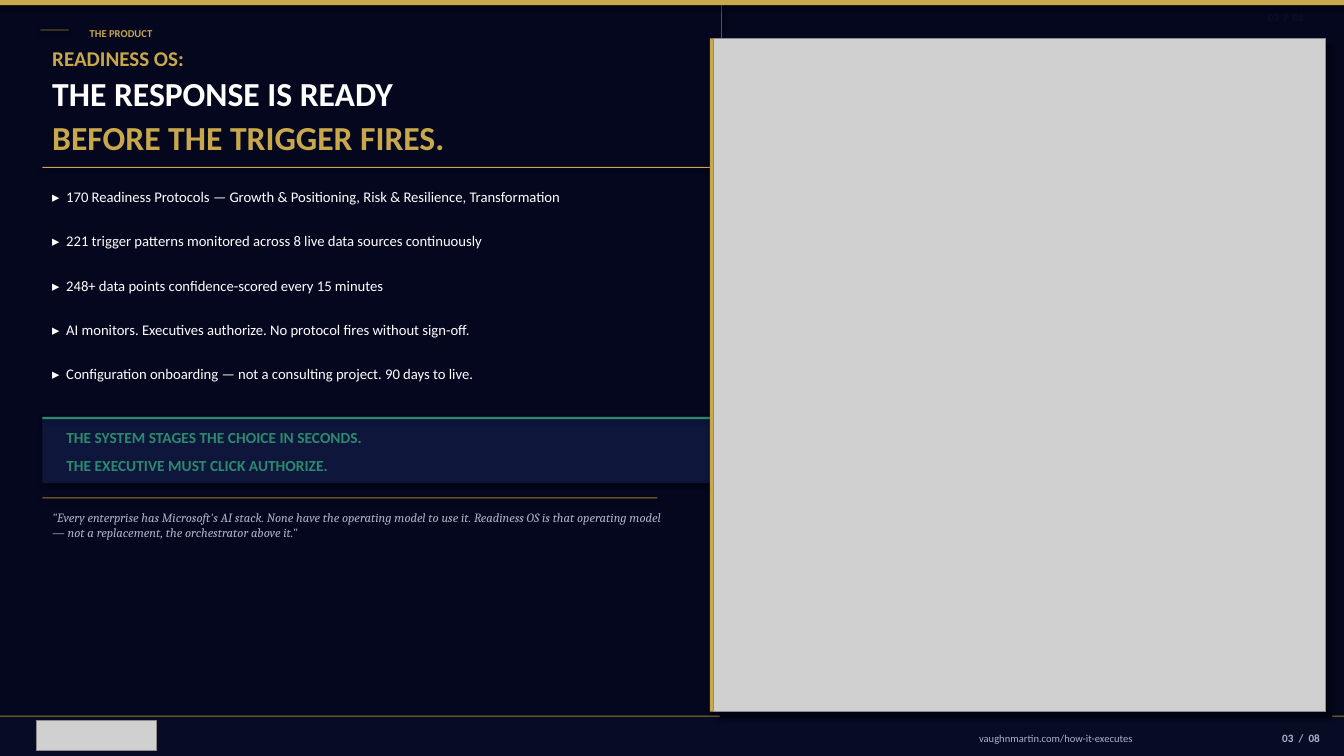
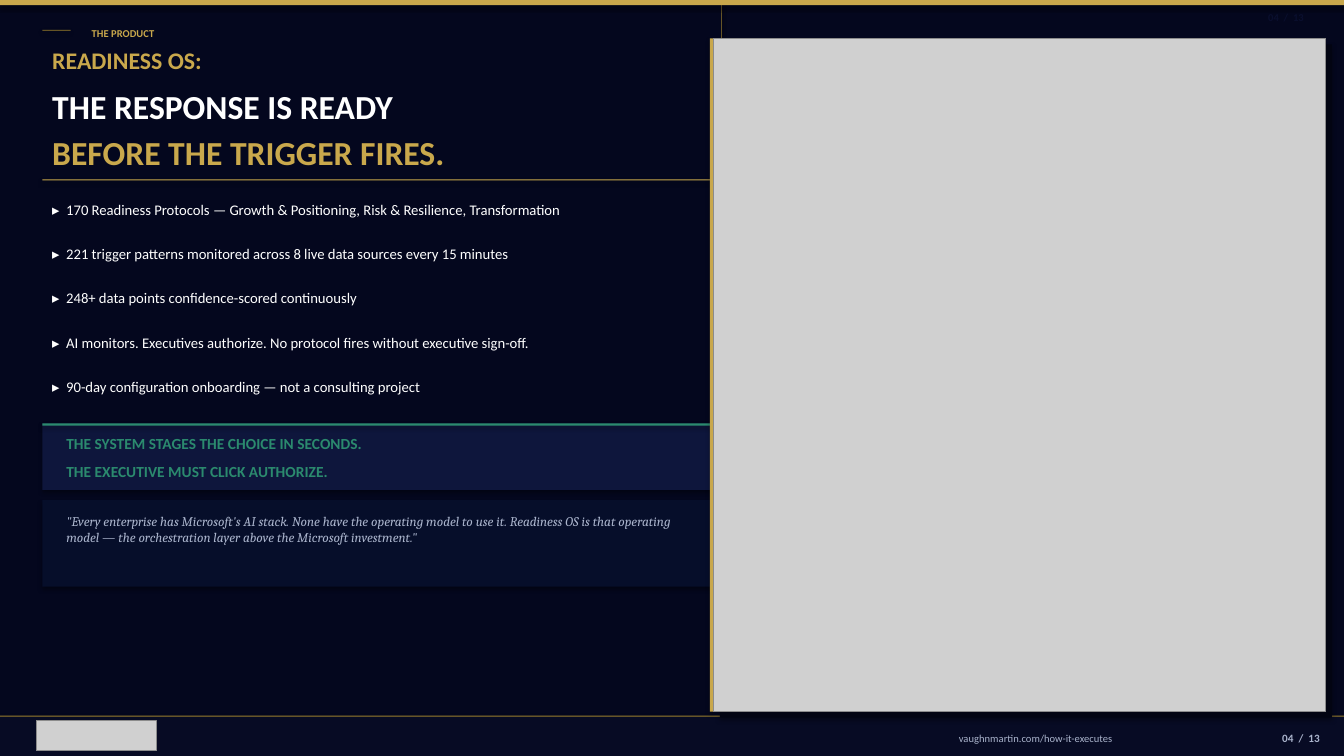
Before and after one commit to mbrunke18/CodePlatform1, a slide deck: slide 5 of attached_assets/VaughnMartin-Investor-Deck-v13-final.pptx (slide 4 before the commit). Drawn at 1344x756 pixels with LibreOffice and Linux fonts; fonts in the diff are those of the drawing; grey boxes stand for pictures; background and template pictures are left out. Boxes give left, top, right and bottom in pixels: in the first picture for what was removed or moved away, otherwise in the second. Text is boxed around its words. In the diff, an @@ line names an element or a change of style, - is before the commit and + after.

```diff
--- a/attached_assets/VaughnMartin-Investor-Deck-v13-final.pptx
+++ b/attached_assets/VaughnMartin-Investor-Deck-v13-final.pptx
@@ text "READINESS OS:" at box(52, 53, 202, 69): size 15 to 17 pt @@
@@ text "THE RESPONSE IS READY": place and size @@
-text "THE RESPONSE IS READY" at box(52, 84, 393, 107)
+text "THE RESPONSE IS READY" at box(52, 97, 393, 120)
@@ text "BEFORE THE TRIGGER FIRES.": place and size @@
-text "BEFORE THE TRIGGER FIRES." at box(52, 128, 444, 151)
+text "BEFORE THE TRIGGER FIRES." at box(52, 143, 444, 166)
@@ rectangle: place and size @@
-rectangle at box(42, 167, 718, 168)
+rectangle at box(42, 179, 718, 180)
@@ text "▸ 170 Readiness Protocols — ...": place and size @@
-text "▸ 170 Readiness Protocols — ..." at box(66, 191, 560, 205)
+text "▸ 170 Readiness Protocols — ..." at box(66, 204, 560, 218)
@@ text at box(66, 248, 508, 262): text changed @@
-▸ 221 trigger patterns monitored across 8 live data sources continuously
+▸ 221 trigger patterns monitored across 8 live data sources every 15 minutes
@@ text at box(66, 292, 357, 306): text changed @@
-▸ 248+ data points confidence-scored every 15 minutes
+▸ 248+ data points confidence-scored continuously
@@ text at box(66, 337, 529, 351): text changed @@
-▸ AI monitors. Executives authorize. No protocol fires without sign-off.
+▸ AI monitors. Executives authorize. No protocol fires without executive sign-off.
@@ text at box(66, 381, 420, 395): text changed @@
-▸ Configuration onboarding — not a consulting project. 90 days to live.
+▸ 90-day configuration onboarding — not a consulting project
@@ 2 rectangles, 1 text: place and size @@
-2 rectangles, 1 text at box(42, 416, 718, 483)
+2 rectangles, 1 text at box(42, 423, 718, 490)
@@ text "THE SYSTEM STAGES THE CHOICE ...": place and size @@
-text "THE SYSTEM STAGES THE CHOICE ..." at box(66, 433, 361, 443)
+text "THE SYSTEM STAGES THE CHOICE ..." at box(66, 439, 361, 449)
@@ rectangle: place and size @@
-rectangle at box(42, 497, 657, 498)
+rectangle at box(42, 500, 718, 587)
@@ rectangle at box(42, 500, 718, 587): fill #9A7E2C to #060E2A @@
@@ text at box(66, 517, 670, 545): text changed; size 9 to 9.5 pt @@
-"Every enterprise has Microsoft's AI stack. None have the operating model to use it. Readiness OS is that operating model — not a replacement, the orchestrator above it."
+"Every enterprise has Microsoft's AI stack. None have the operating model to use it. Readiness OS is that operating model — the orchestration layer above the Microsoft investment."
@@ text "vaughnmartin.com/how-it-executes": place and size @@
-text "vaughnmartin.com/how-it-executes" at box(979, 734, 1132, 744)
+text "vaughnmartin.com/how-it-executes" at box(959, 735, 1112, 744)
@@ text at box(1282, 734, 1319, 742): text changed @@
-03 / 08
+04 / 13
```
Also in this commit, not shown: 6 other slides changed, 6 slides added, 2 slides removed, 1 other file.
